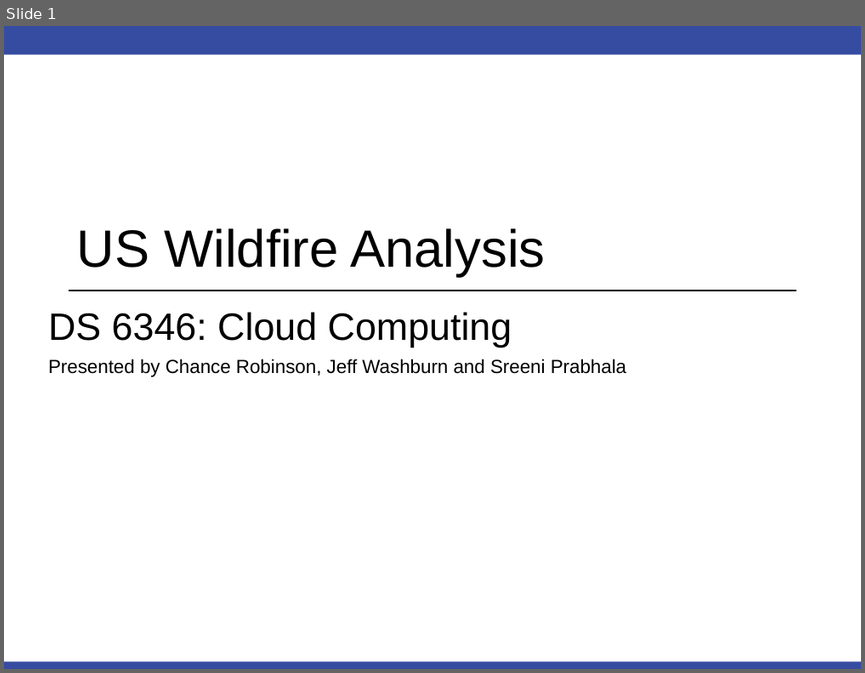
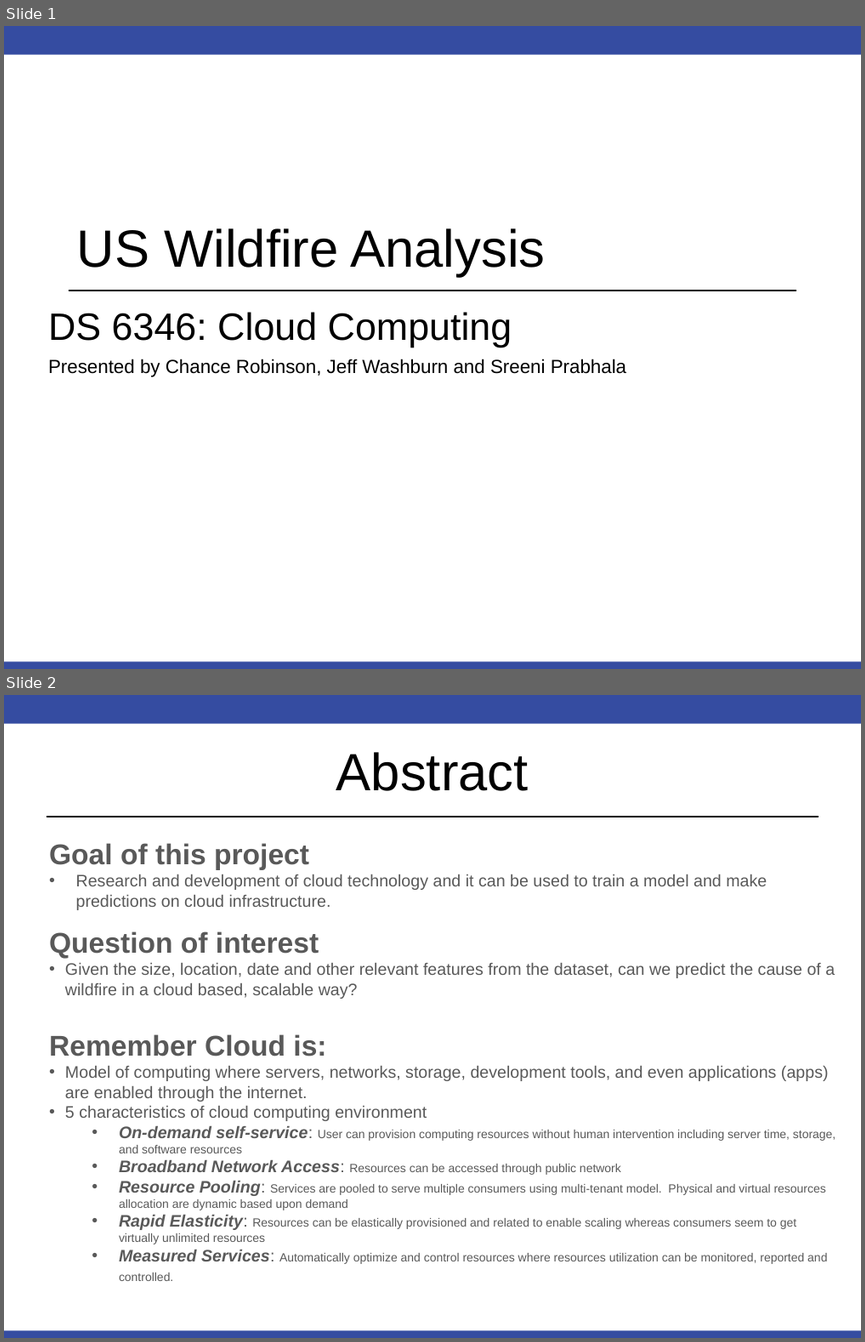
Before and after one commit to RobinsonCW/USWildfireAnalysis, a slide deck: presentation/DS7346_Cloud_Computing_Presentation.pptx. Shown one above the other, each under a label of ours: slide 1 before the commit, slides 1 and 2 after it. The pictures are 865x673 and 865x1342 pixels, drawn with LibreOffice and Linux fonts; fonts in the diff are those of the drawing; background and template pictures are left out. Boxes give left, top, right and bottom in pixels: in the first picture for what was removed or moved away, otherwise in the second. Text is boxed around its words. In the diff, an @@ line names an element or a change of style, - is before the commit and + after.

Commit message:
add slides for serverless framework

```diff
--- a/presentation/DS7346_Cloud_Computing_Presentation.pptx
+++ b/presentation/DS7346_Cloud_Computing_Presentation.pptx
@@ slide 2 added at <box>4,695,861,1338</box>, background #FFFFFF; not listed: 2 template elements that a slide beside it also shows @@
@@ title added at <box>336,752,528,791</box>, 44 pt, text #000000 @@
+Abstract
@@ line added from (46, 817) to (818, 817), #000000 1.25 pt @@
@@ text added at <box>49,843,835,1281</box>, 10 pt, text #595959 @@
+Goal of this project
+• Research and development of cloud technology and it can be used to train a model and make predictions on cloud infrastructure.
+Question of interest
+• Given the size, location, date and other relevant features from the dataset, can we predict the cause of a wildfire in a cloud based, scalable way?
+Remember Cloud is:
+• Model of computing where servers, networks, storage, development tools, and even applications (apps) are enabled through the internet.
+• 5 characteristics of cloud computing environment
+  • On-demand self-service: User can provision computing resources without human intervention including server time, storage, and software resources
+  • Broadband Network Access: Resources can be accessed through public network
+  • Resource Pooling: Services are pooled to serve multiple consumers using multi-tenant model. Physical and virtual resources allocation are dynamic based upon demand
+  • Rapid Elasticity: Resources can be elastically provisioned and related to enable scaling whereas consumers seem to get virtually unlimited resources
+  • Measured Services: Automatically optimize and control resources where resources utilization can be monitored, reported and controlled.
```
Also in this commit, not shown: 12 other slides added, 5 slides removed.
